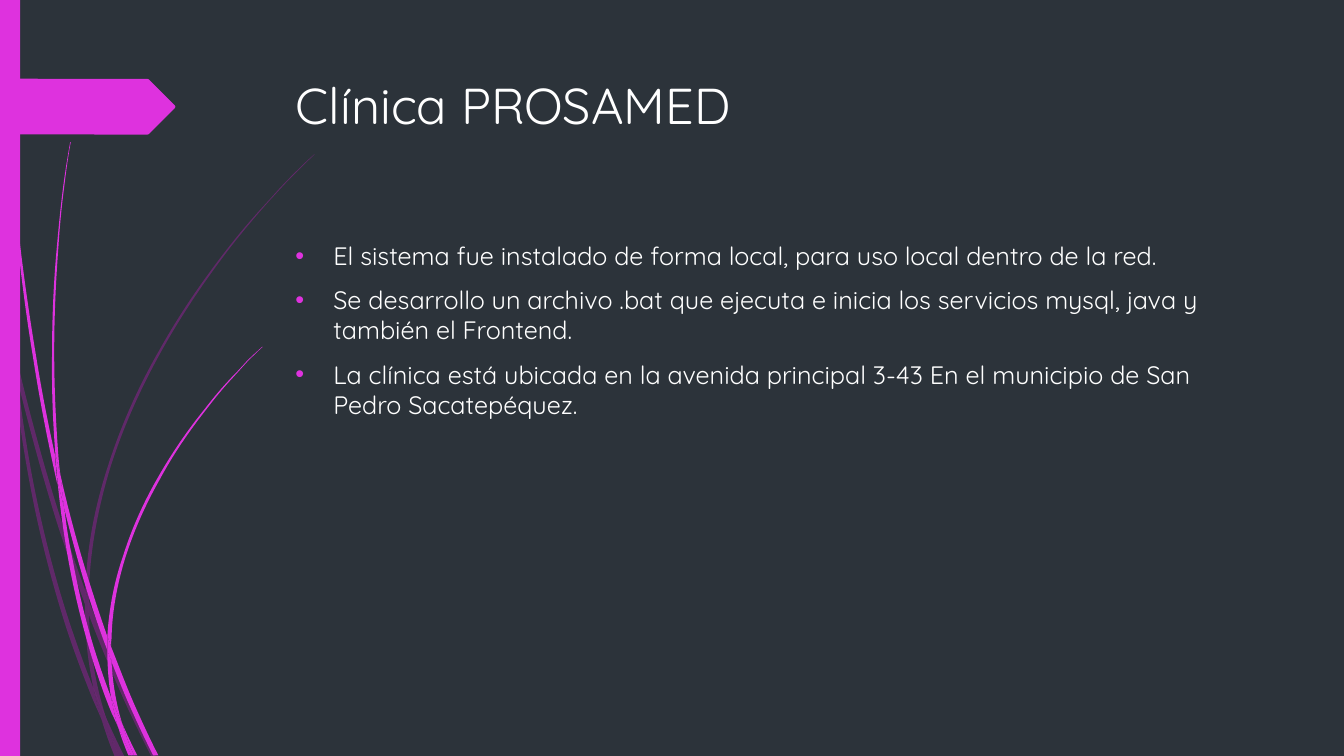
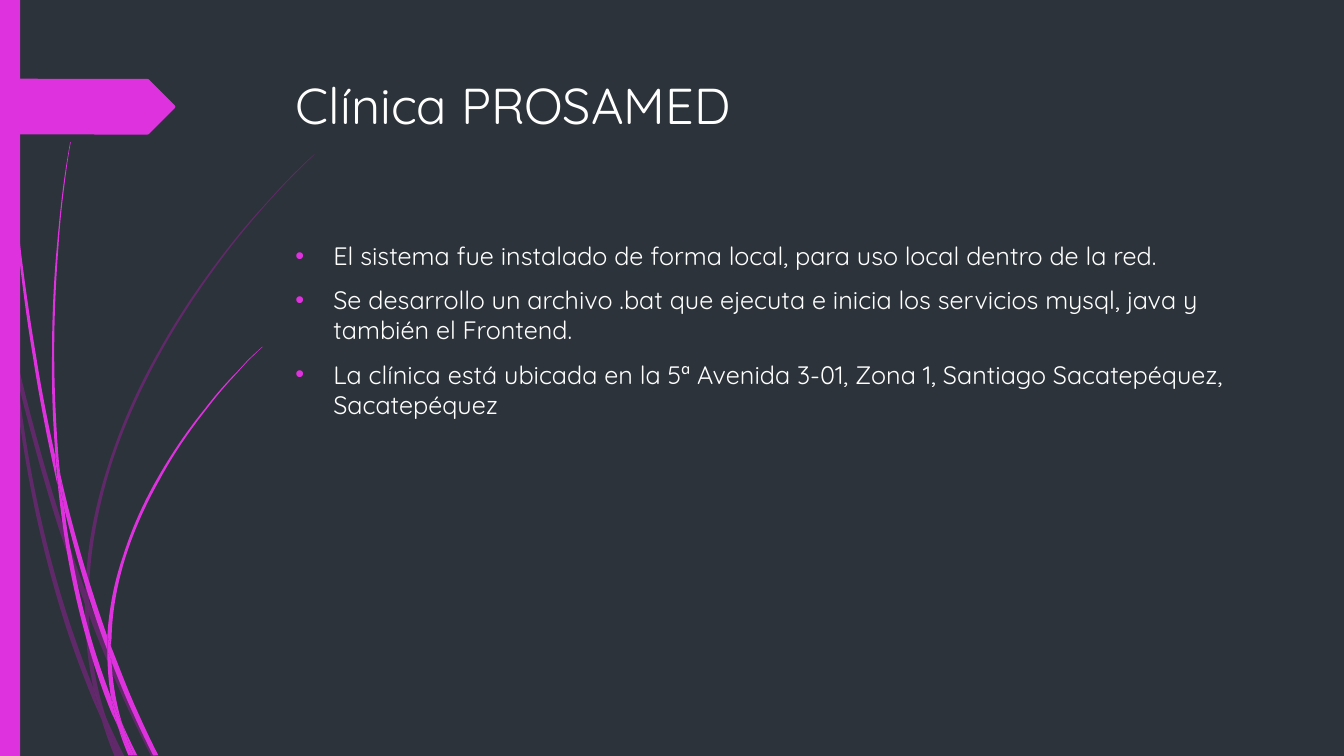
Before and after one commit to mnoriegamumg/clinicapp, a slide deck: slide 11 of src/assets/Implementación control de citas.pptx (slide 10 before the commit). Drawn at 1344x756 pixels with LibreOffice and Linux fonts; fonts in the diff are those of the drawing. Boxes give left, top, right and bottom in pixels: in the first picture for what was removed or moved away, otherwise in the second. Text is boxed around its words. In the diff, an @@ line names an element or a change of style, - is before the commit and + after.

```diff
--- a/src/assets/Implementación control de citas.pptx
+++ b/src/assets/Implementación control de citas.pptx
@@ text at (333,365,1223,419): text changed @@
-• La clínica está ubicada en la avenida principal 3-43 En el municipio de San Pedro Sacatepéquez.
+• La clínica está ubicada en la 5ª Avenida 3-01, Zona 1, Santiago Sacatepéquez, Sacatepéquez
```
Also in this commit, not shown: 1 other slide changed, 1 slide added, 18 other files.
